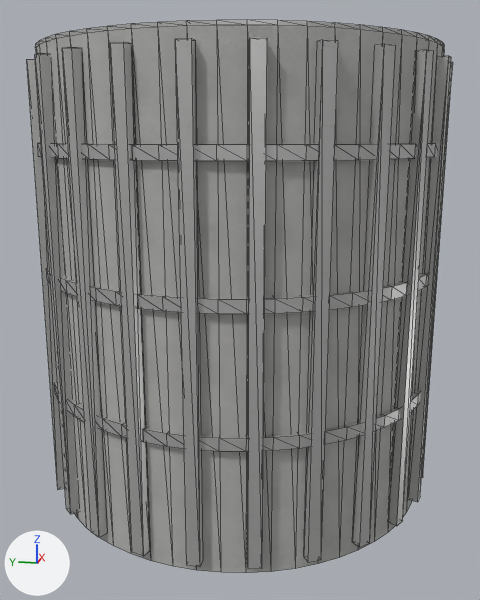
The glTF model assets/models/arch/shaft/sh_drum.gltf: old version first, new version second.
One viewpoint serves both versions: a camera (50 mm lens) standing at (-24.7, -4.94, 13.24) and looking at (-0.29, -0.06, 7.13). Lighting does not change. The marker at lower left points along +X, +Y and +Z. The older version comes first. Mesh edges are drawn as thin lines. Vertices at exactly the same position are counted once.

In view in the first picture: 'sh_drum'.
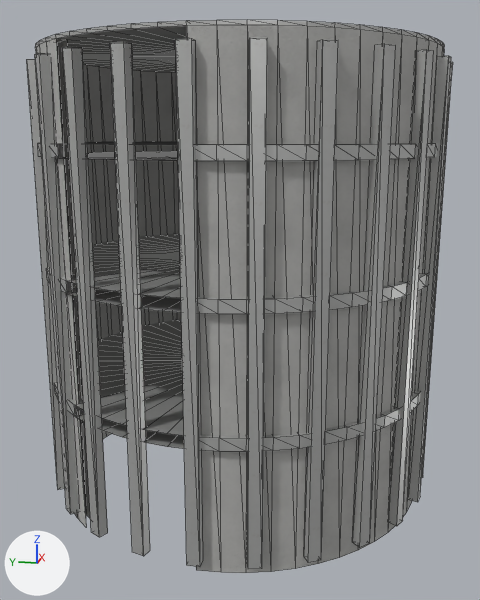
Where the change shows, as pixel boxes [x1, y1, x2, y2] in the pictures (480 x 600 px):
part 1 of me_sh_drum, deleted
    before: [56, 26, 196, 570]
part 2 of me_sh_drum, deleted
    before: [74, 405, 184, 449]
part 3 of me_sh_drum, deleted
    before: [66, 281, 181, 312]
part 4 of me_sh_drum, deleted
    before: [58, 144, 178, 161]

Diff of the bpy script that builds the scene:
```diff
--- a/assets/models/arch/shaft/sh_drum.gltf.py
+++ b/assets/models/arch/shaft/sh_drum.gltf.py
@@ me_sh_drum @@
 # used by ob_sh_drum; location = (0.0, 0.0, 0.0)
-me_sh_drum.from_pydata(...)  # 777 vertices, 1274 faces; spans x -7.3..7.2, y -7.3..7.3, z 0.0..16.1
+me_sh_drum.from_pydata(...)  # 762 vertices, 1214 faces; spans x -7.3..7.2, y -7.3..7.3, z 0.0..16.1
+# me_sh_drum part 1
+# 15 vertices are removed from x -7.0..-5.6, y 0.7..3.7, z 0.0..16.0
+# 24 faces are deleted
+# me_sh_drum part 2
+# 12 faces are deleted
+# me_sh_drum part 3
+# 12 faces are deleted
+# me_sh_drum part 4
+# 12 faces are deleted
 me_sh_drum.materials.append(mat_jx_metal)
```
